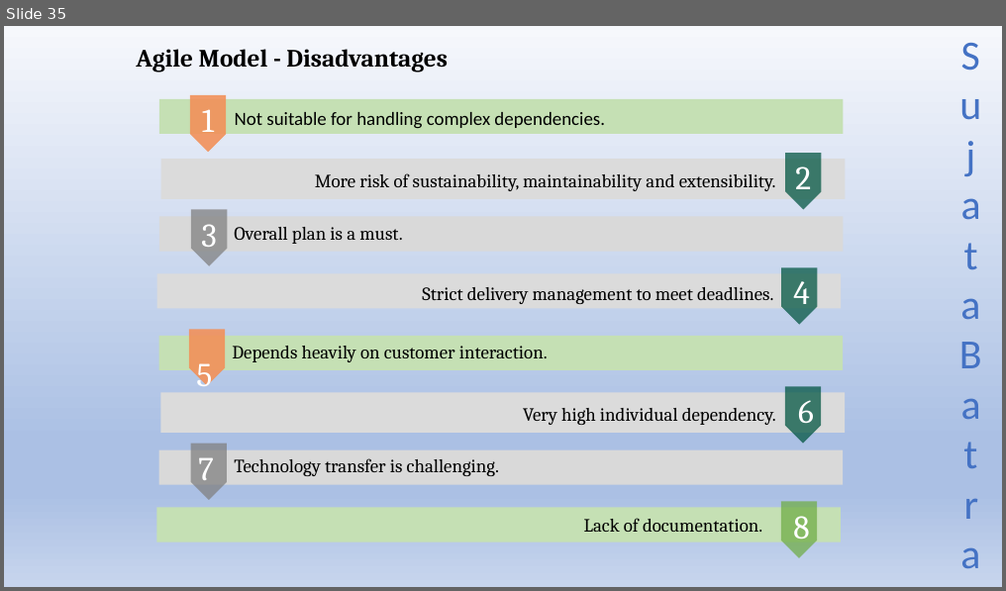
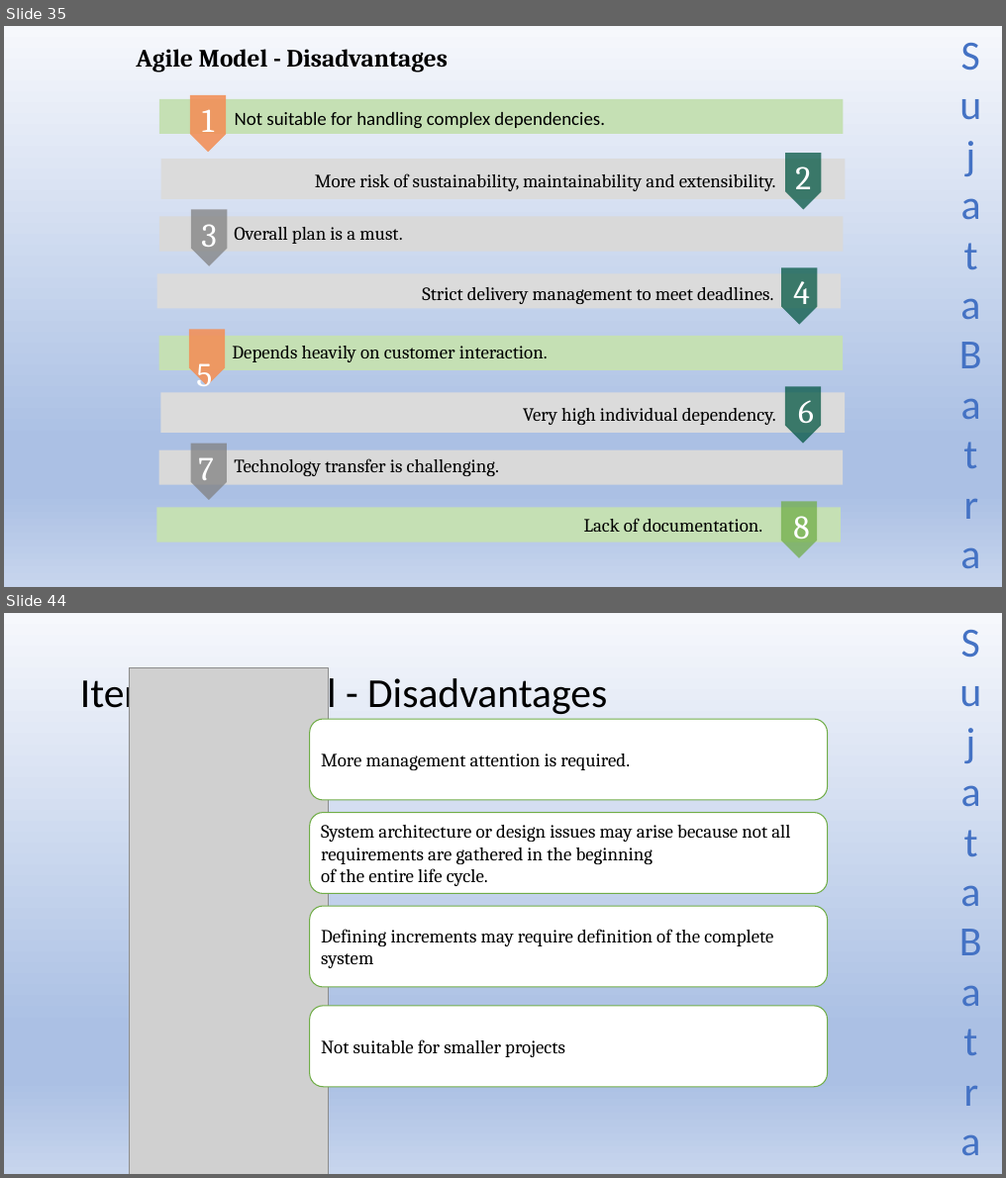
Before and after one commit to Sujatabatra/SapientNov2021QABatch, a slide deck: QA/QA Study Material.pptx. Shown one above the other, each under a label of ours: slide 35 before the commit, slides 35 and 44 after it; the slides between them are not shown. The pictures are 1006x591 and 1006x1178 pixels, drawn with LibreOffice and Linux fonts; fonts in the diff are those of the drawing; grey boxes stand for pictures. Boxes give left, top, right and bottom in pixels: in the first picture for what was removed or moved away, otherwise in the second. Text is boxed around its words. In the diff, an @@ line names an element or a change of style, - is before the commit and + after.

```diff
--- a/QA/QA Study Material.pptx
+++ b/QA/QA Study Material.pptx
@@ slide 44 added at <box>4,613,1002,1174</box>, background gradient #F6F8FC to #ABC0E4 to #C7D5ED; not listed: 1 template element that a slide beside it also shows @@
@@ picture added at <box>129,667,329,1174</box> @@
@@ title added at <box>80,673,607,718</box>, 39.6 pt, text #000000 @@
+Iterative Model - Disadvantages
@@ rounded rectangle added at <box>310,719,828,800</box>, fill #FFFFFF, outline #70AD47 1 pt, 18 pt, text #000000 @@
+More management attention is required.
@@ rounded rectangle added at <box>310,813,828,894</box>, fill #FFFFFF, outline #70AD47 1 pt, 18 pt, text #000000 @@
+System architecture or design issues may arise because not all requirements are gathered in the beginning
+of the entire life cycle.
@@ rounded rectangle added at <box>310,906,828,987</box>, fill #FFFFFF, outline #70AD47 1 pt, 18 pt, text #000000 @@
+Defining increments may require definition of the complete system
@@ rounded rectangle added at <box>310,1006,828,1087</box>, fill #FFFFFF, outline #70AD47 1 pt, 18 pt, text #000000 @@
+Not suitable for smaller projects
```
Also in this commit, not shown: 25 other slides added.
